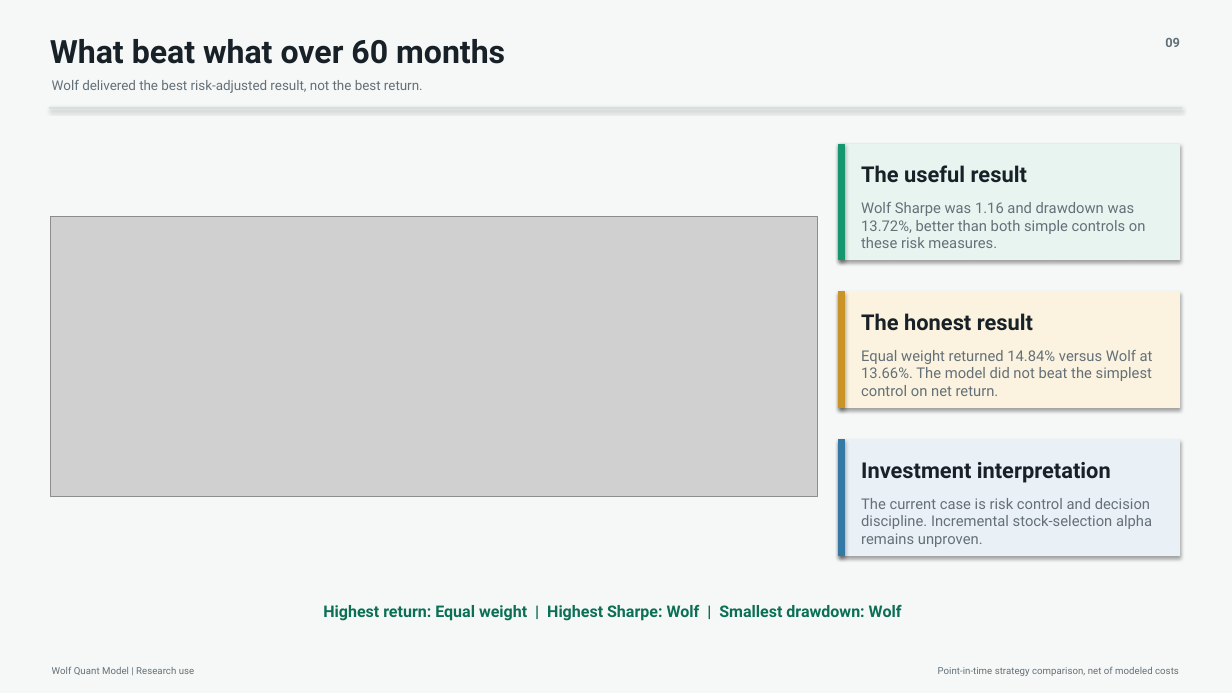
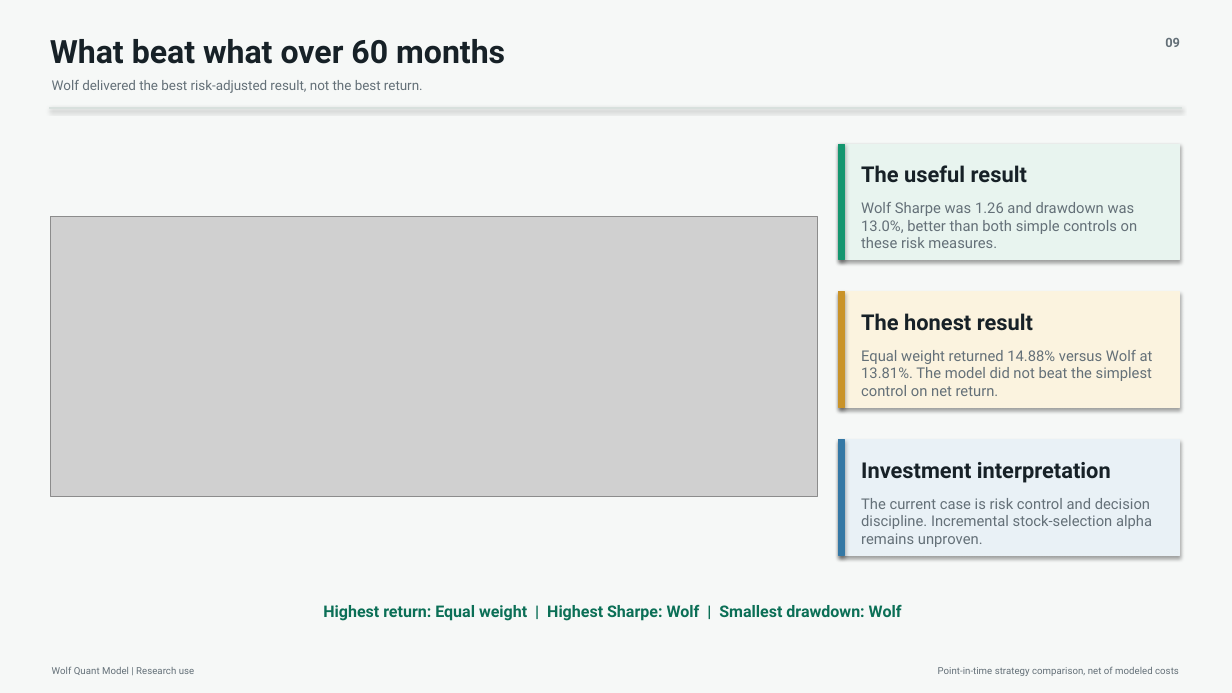
Before and after one commit to rohen97/Quantitative-Optimisation-Risk-Engine, a slide deck: slide 9 of reports/presentations/wolf_investment_principal/wolf_quant_model_ic_briefing.pptx. Drawn at 1232x693 pixels with LibreOffice and Linux fonts; fonts in the diff are those of the drawing; grey boxes stand for pictures. Boxes give left, top, right and bottom in pixels: in the first picture for what was removed or moved away, otherwise in the second. Text is boxed around its words. In the diff, an @@ line names an element or a change of style, - is before the commit and + after.

```diff
--- a/reports/presentations/wolf_investment_principal/wolf_quant_model_ic_briefing.pptx
+++ b/reports/presentations/wolf_investment_principal/wolf_quant_model_ic_briefing.pptx
@@ text at (861, 202, 1138, 248): text changed @@
-Wolf Sharpe was 1.16 and drawdown was 13.72%, better than both simple controls on these risk measures.
+Wolf Sharpe was 1.26 and drawdown was 13.0%, better than both simple controls on these risk measures.
@@ text at (861, 350, 1153, 396): text changed @@
-Equal weight returned 14.84% versus Wolf at 13.66%. The model did not beat the simplest control on net return.
+Equal weight returned 14.88% versus Wolf at 13.81%. The model did not beat the simplest control on net return.
```
Also in this commit, not shown: 7 other slides changed, 1 slide added, 1 slide removed, 11 other files.
